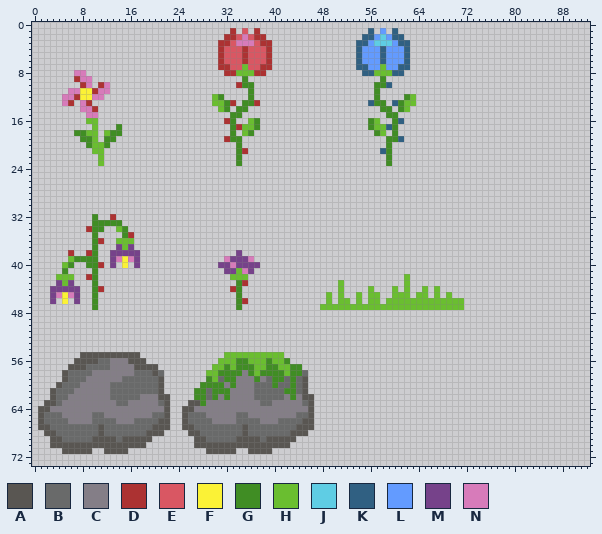
Two states of a sprite sheet, resources/tilesets/decor-forest.png. Above, as it was before the edit.
The file is 192x192 pixels, drawn in blocks of 2x2; one block is one cell here. Shown: x 0..92, y 0..73.
Palette (. is transparent): A #595652  B #696a6a  C #847e87  D #ac3232  E #d95763  F #fbf236  G #408d24  H #6abe30  J #5fcde4  K #306082  L #639bff  M #76428a  N #d77bba
Pixels before (only the part around the change), first column x 0:
12 .....NNDFFNN..................HG....G....................G....GH.............................
13 .....ND.ND....................HHGD.GGD..................KGG.KGHH.............................
14 ........NND....................HG.GG......................GG.GH..............................
15 .........NN......................GG........................GG................................
16 .........HH.....................DG..HG..................GH..GK...............................
17 ..........H...G..................GDHHG..................GHHKG................................
18 .......GGHH.HGG..................G.HG....................GH.G................................
19 ........GGH.GG..................DGG........................GGK...............................
20 .........GHHG.....................G........................G.................................
21 ..........HH......................GD......................KG.................................
22 ...........H......................G........................G.................................
23 ...........H......................G........................G.................................
24 .............................................................................................
25 .............................................................................................
26 .............................................................................................
27 .............................................................................................
28 .............................................................................................
29 .............................................................................................
30 .............................................................................................
31 .............................................................................................
32 ..........G..D...............................................................................
33 ..........GGGGG..............................................................................
34 .........DGG..HG.............................................................................
35 ..........G....GD............................................................................
36 ..........GD..HHH............................................................................
37 ..........G...MHM............................................................................
38 ......D..DG..MMMMM................M..........................................................
39 ......HGGGG..MNFNM..............NMMMN........................................................
40 .....HG..GGD.M.F.M.............MMNMMMM.......................................................
41 .....G....G.....................MMHNM........................................................
42 ....HHH..DG......................HHH..........................H..............................
43 ....MHM...G.......................GD...............H..........H..............................
44 ...MMMMM..GD.....................DG................H....H...H.H..H.H.........................
45 ...MNFNM..G.......................G..............H.H..H.HH..HHH.HH.H.H.......................
46 ...M.F.M..G.......................GD.............H.HH.H.HH.HHHHHHHHHHHHH.....................
47 ..........G.......................G.............HHHHHHHHHHHHHHHHHHHHHHHH.....................
48 .............................................................................................
49 .............................................................................................
50 .............................................................................................
51 .............................................................................................
52 .............................................................................................
53 .............................................................................................
54 .............................................................................................
55 ........AAAAAAAAAA..............HHHHHHHHHH...................................................
56 .......AAAABBCCCAAA............HHHGGHHHGHHG..................................................
57 ......AAABBBBCCCCAAAA.........HHGHGGGHHGGHHGG................................................
58 .....ABBBBCCCCCCCBBBAB.......HHGGGGCGHGGGGHGGB...............................................
59 .....ABBBCCCCCCBBBBBBA.......GHBGGCCCGCBGGBGBA...............................................
60 ....ABBBCCCCCBBBBBBBBA......GGGGCGCCCBBBGBBGBA...............................................
61 ...ABBBCCCCCCBBBBBBBBA.....GGBGGGCCCCBBBBBGGBA...............................................
62 ...ABBCCCCCCCBBBBBCCCAA....GGBGCGCCCCBBBBBCGCAA..............................................
63 ..AABCCCCCCCCCBBCCCCCBA...AAGCCCCCCCCCBBCCCCCBA..............................................
64 .AACCCCCCCCCCCCCCCCCCCA..AACCCCCCCCCCCCCCCCCCCA..............................................
65 .ABBBCCCCCBBCCCCCCCCBBA..ABBBCCCCCBBCCCCCCCCBBA..............................................
66 .ABBBBCCCCBBBBCCCBBBBAA..ABBBBCCCCBBBBCCCBBBBAA..............................................
67 .AABBBBBBBBABBBBBBBBAAA..AABBBBBBBBABBBBBBBBAAA..............................................
68 ..AABBBBBBBABBBBBBBAAA....AABBBBBBBABBBBBBBAAA...............................................
69 ...AABBBBBAAAABAAAAA.......AABBBBBAAAABAAAAA.................................................
70 ...AAAAAAAAAAAAAAAA........AAAAAAAAAAAAAAAA..................................................
71 .....AAAAA..AAAA.............AAAAA..AAAA.....................................................
72 .............................................................................................
73 .............................................................................................
Now the later version:
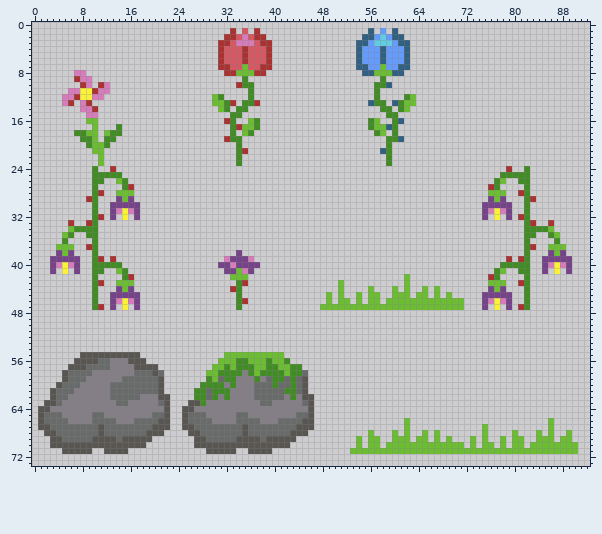
What changed:
Changed rows in their new state; - is an unchanged pixel.
first column x 3:
24 -------G--D-----------------------------------------------------------------D--G-------
25 -------GGGGG---------------------------------------------------------------GGGGG-------
26 -------GG--HG-------------------------------------------------------------GH--GG-------
27 -------G----GD-----------------------------------------------------------DG----G-------
28 -------GD--HHH-----------------------------------------------------------HHH--DG-------
29 ------DG---MHM-----------------------------------------------------------MHM---GD------
30 -------G--MMMMM---------------------------------------------------------MMMMM--G-------
31 -------G--MNFNM---------------------------------------------------------MNFNM--G-------
32 --------D-M-F-M---------------------------------------------------------M-F-M-DG-------
33 ---D--D-....-------------------------------------------------------------------GD--D---
34 ---HGGG-.--..------------------------------------------------------------------GGGGH---
35 --HG--G-----..-----------------------------------------------------------------GG--GH--
36 --G-----.--...-----------------------------------------------------------------G----G--
37 -HHH--D----...-----------------------------------------------------------------GD--HHH-
38 -MHM--.---.....----------------------------------------------------------------G---MHM-
39 MMMMM..-D-D....-------------------------------------------------------------D-DG--MMMMM
40 MNFNM-.-GGGG.-.------------------------------------------------------------GGGGG--MNFNM
41 M-F-M---G--HG-------------------------------------------------------------GH--GG--M-F-M
42 -...--.-----GD-----------------------------------------------------------DG----G-------
43 -...----D--HHH-----------------------------------------------------------HHH--DG-------
44 .....---.--MHM-----------------------------------------------------------MHM---G-------
45 .....-----MMMMM---------------------------------------------------------MMMMM--G-------
46 .-.-.-----MNFNM---------------------------------------------------------MNFNM--G-------
47 --------D-M-F-M---------------------------------------------------------M-F-M-DG-------
first column x 53:
66 ---------H-----------------------H----
67 ---------H------------H----------H----
68 ---H---H-H--H-H-------H----H---H-H--H-
69 -H-HH--HHH-HH-H-H---H-H--H-HH--HHH-HH-
70 -H-HH-HHHHHHHHHHHHH-H-HH-H-HH-HHHHHHHH
71 HHHHHHHHHHHHHHHHHHHHHHHHHHHHHHHHHHHHHH
